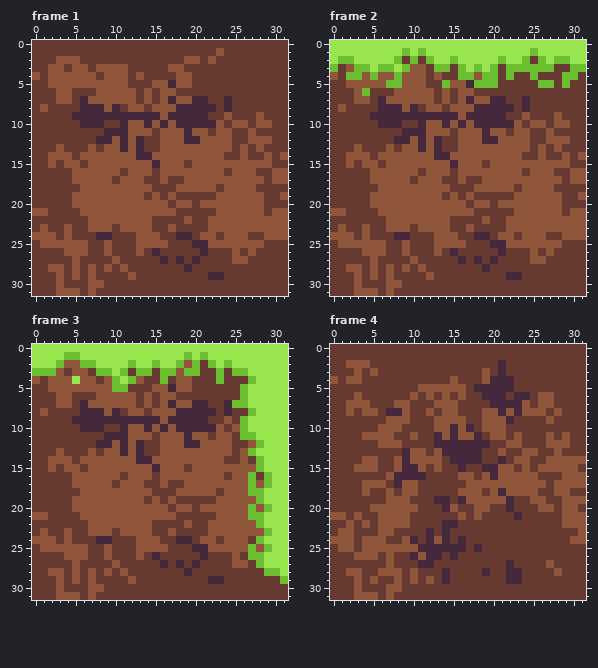
Pixel-art file -- art/ase files/grass-tileset.ase. That is the earlier state.
32x32 pixels, 6 frames. Shown: frame 1, frame 2, frame 3, frame 4. The commit also changed other frames, which this record leaves out.
After:
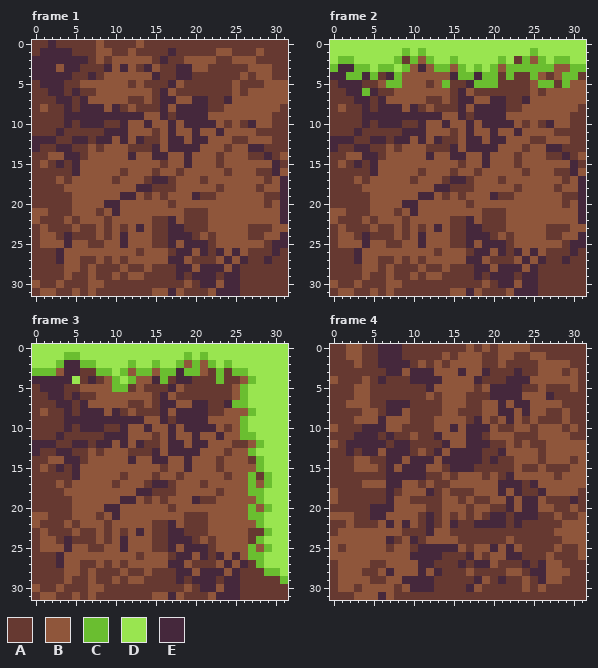
Palette (. is transparent): A #663931  B #8f563b  C #6abe30  D #99e550  E #45283c
From old to new:
Changed rows in their new state; - is an unchanged pixel.
Frame 1, layer "Background":
first column x 0:
 0 --E-----B----B------------------
 1 -EEEE---BB--B----E------B---B---
 2 EEEEEEE-B-BBBBB-E----B---BBB----
 3 EEE-EEA-AE-EB-EB-AEEBB-----BBB--
 4 EEEEEAAE----B-BE--EE------B-BB--
 5 -EEEAA-------B-AA--A-----B---BBB
 6 --EEAE-------B--E--------B-BBBBB
 7 ---EE-------A---E--------BBBBBBB
 8 ----E--------A-AE-----A-BBBBBBB-
 9 ----E---------BBEA----BB-BBB-B--
10 ----E-----------BEB-------AE----
11 ---E-------------E-BE-BE-BB-----
12 EEE--EE----------EEB-E----------
13 E--EE------BAA-E-EEEE---AB-EE---
14 ----EEA-----EBBEE--E---ABB---E--
15 -BAEAEB--------BA--E---A------E-
16 -----E------------A-----------E-
17 ---B-----------EE-B--A---------E
18 ----BB-------EE--------------BBE
19 -----------EE-----BBE----------E
20 ---------EE---------B---------BE
21 -----B--A-E-------B---B------B-E
22 B---B-B--A-------EBA-----------E
23 ----AB-A-ABA-E---EE--------AAA--
24 A---E---BABEB--A-E----AB-------E
25 ----E-----BEB--AAEBE--A-------EE
26 ---E---BB-BBBABBB-EEB--EBEBA--E-
27 ---EB---B---BBBBBE-BA--BE-E--E--
28 --AAB----A----B---E-BEEEBE------
29 ---ABA----B--B----E-EE-AEE------
30 B------------------B-EEBEE------
31 -BBAA----------BBEB---BEEE------
Frame 2, layers "Grass Base", "Background":
first column x 0:
 2 -----------B-----------A-B------
 3 -EE--------EB--B-----B------BB--
 4 EE--E-AE----B-BE--E-------B-B---
 5 -EEEAA-------B-AA--------B----BB
 6 --EE-E-------B--E--------B-BBBBB
 7 ---EE-------A---E--------BBBBBBB
 8 ----E--------A-AE-----A-BBBBBBB-
 9 ----E---------BBEA----BB-BBB-B--
10 ----E-----------BEB-------AE----
11 ---E-------------E-BE-BE-BB-----
12 EEE--EE----------EEB-E----------
13 E--EE------BAA-E-EEEE---AB-EE---
14 ----EEA-----EBBEE--E---ABB---E--
15 -BAEAEB--------BA--E---A------E-
16 -----E------------A-----------E-
17 ---B-----------EE-B--A---------E
18 ----BB-------EE--------------BBE
19 -----------EE-----BBE----------E
20 ---------EE---------B---------BE
21 -----B--A-E-------B---B------B-E
22 B---B-B--A-------EBA-----------E
23 ----AB-A-ABA-E---EE--------AAA--
24 A---E---BABEB--A-E----AB-------E
25 ----E-----BEB--AAEBE--A-------EE
26 ---E---BB-BBBABBB-EEB--EBEBA--E-
27 ---EB---B---BBBBBE-BA--BE-E--E--
28 --AAB----A----B---E-BEEEBE------
29 ---ABA----B--B----E-EE-AEE------
30 B------------------B-EEBEE------
31 -BBAA----------BBEB---BEEE------
Frame 3, layer "Background":
first column x 0:
 2 ----EE---------------B-------
 3 ----EEA-----B--B--E--B-------
 4 EEEEE-AE------BE--EE------B--
 5 -EEEAA-------B-AA--A-----B---
 6 --EEAE-------B--E--------B---
 7 ---EE-------A---E------------
 8 ----E--------A-AE-----A-BBB--
 9 ----E---------BBEA----BB-B---
10 ----E-----------BEB----------
11 ---E-------------E-BE-BE-B---
12 EEE--EE----------EEB-E-------
13 E--EE------BAA-E-EEEE---AB---
14 ----EEA-----EBBEE--E---ABB---
15 -BAEAEB--------BA--E---A-----
16 -----E------------A----------
17 ---B-----------EE-B--A-------
18 ----BB-------EE--------------
19 -----------EE-----BBE--------
20 ---------EE---------B--------
21 -----B--A-E-------B---B------
22 B---B-B--A-------EBA---------
23 ----AB-A-ABA-E---EE--------AA
24 A---E---BABEB--A-E----AB-----
25 ----E-----BEB--AAEBE--A------
26 ---E---BB-BBBABBB-EEB--EBEB--
27 ---EB---B---BBBBBE-BA--BE-E--
28 --AAB----A----B---E-BEEEBE---
29 ---ABA----B--B----E-EE-AEE---
30 B------------------B-EEBEE---
31 -BBAA----------BBEB---BEEE---
Frame 4, layer "Background":
first column x 0:
 0 --BB--EEE--------B-B-BBBB-------
 1 --BB--EEE-----B-BBB--BB--BB-----
 2 --A-A-EEEE-B-B-BBBB--B----BBBB--
 3 ---A-A-EEBEEEBBBEBBE-A-E--BBB-B-
 4 --AAB-E---EEEEB-BBEAAA-EEBBBBBB-
 5 ---BB------AE----BAB---E--B---B-
 6 ----B-----A----B---A--E-BB-E----
 7 -------EEE---A--B--BB-B-EB--B---
 8 --A---------A---------EBE---AB--
 9 ---BBBE-----------E-A--B-B-A-B--
10 B---EEE-----------EE-A-BB-BBB-B-
11 ---EEEAE-------B-E----BA--B-B---
12 B-EEEEEAEE---A-BB------AB-----BB
13 --E-EEBEE-A--EB------EBB---B-BBB
14 ---B-A-EEBEEE-E-----EA---B----A-
15 -------E---EB--E-E-AAAABA--AAA-B
16 -------E------B---BABAE---BB----
17 -------E----B--BB----EEEAE-B----
18 B---A--E---BE-B-AA-B---EAAEB--B-
19 B------E-----ABBA-AA---BEE---AEA
20 -----EEE---B--B-B------BEE---A--
21 --BA-EE---B-E-B-----EE--EE--BAA-
22 ----A--E-EB-E-B---EEEE-E--------
23 ---BBB--B----BB-------------BBB-
24 ---B---E----B-BBA-----B------B--
25 BA-B---A--A-----B-BBEBEB----B--B
26 BBB---B-BB-E---A-EB-BBEE---B---B
27 -BBBB---BBB-----E-EEB-A-E-E-B---
28 -B-----E-B-EBEA--B-A--BB-EEB-B--
29 -BB-BA-B-EEEE-A---EB-EAAB-EBB---
30 -BBABBB-ABEEE----EB-----B-B-----
31 ------E-------------------------
Where, in picture pixels (left, top, right, bottom), the same in both pictures:
changed: (32, 40, 288, 296)
changed: (330, 56, 586, 296)
changed: (32, 360, 264, 600)
changed: (330, 344, 586, 600)
